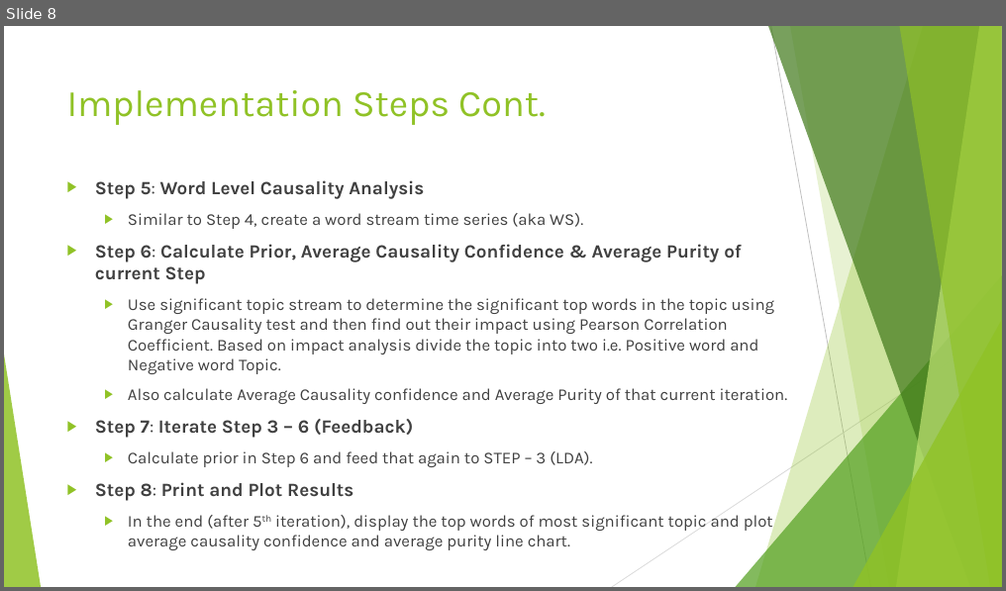
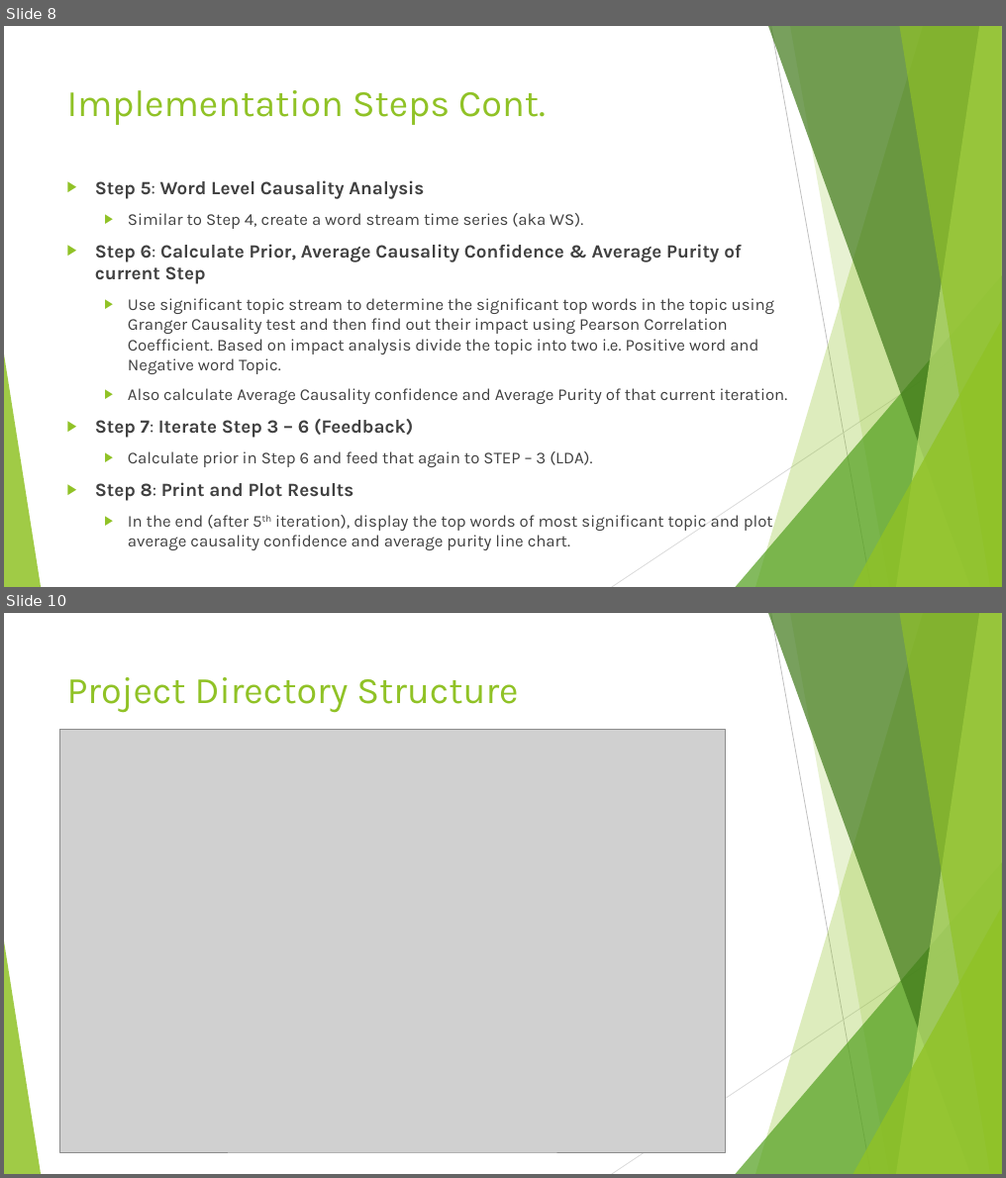
Before and after one commit to hsiddhu2/CourseProject, a slide deck: documentation/Project Presentation.pptx. Shown one above the other, each under a label of ours: slide 8 before the commit, slides 8 and 10 after it; the slides between them are not shown. The pictures are 1006x591 and 1006x1178 pixels, drawn with LibreOffice and Linux fonts; fonts in the diff are those of the drawing; grey boxes stand for pictures. Boxes give left, top, right and bottom in pixels: in the first picture for what was removed or moved away, otherwise in the second. Text is boxed around its words. In the diff, an @@ line names an element or a change of style, - is before the commit and + after.

```diff
--- a/documentation/Project Presentation.pptx
+++ b/documentation/Project Presentation.pptx
@@ slide 10 added at bbox=[4, 613, 1002, 1174], background #FFFFFF; not listed: 10 template elements that a slide beside it also shows @@
@@ title added at bbox=[67, 677, 518, 713], 36 pt, text #90C226 @@
+Project Directory Structure
@@ picture added at bbox=[59, 729, 725, 1153] @@
```
Also in this commit, not shown: 2 slides changed.
